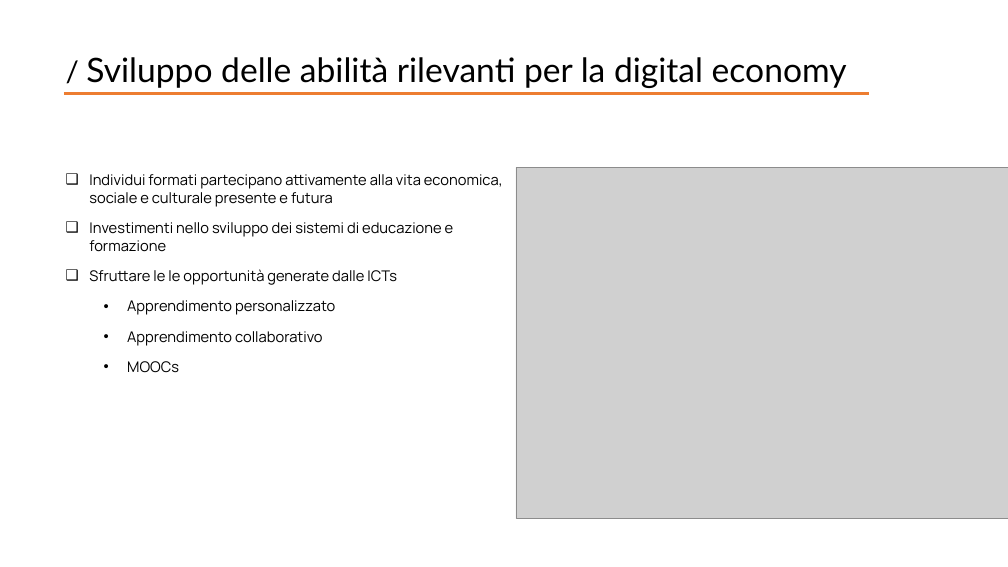
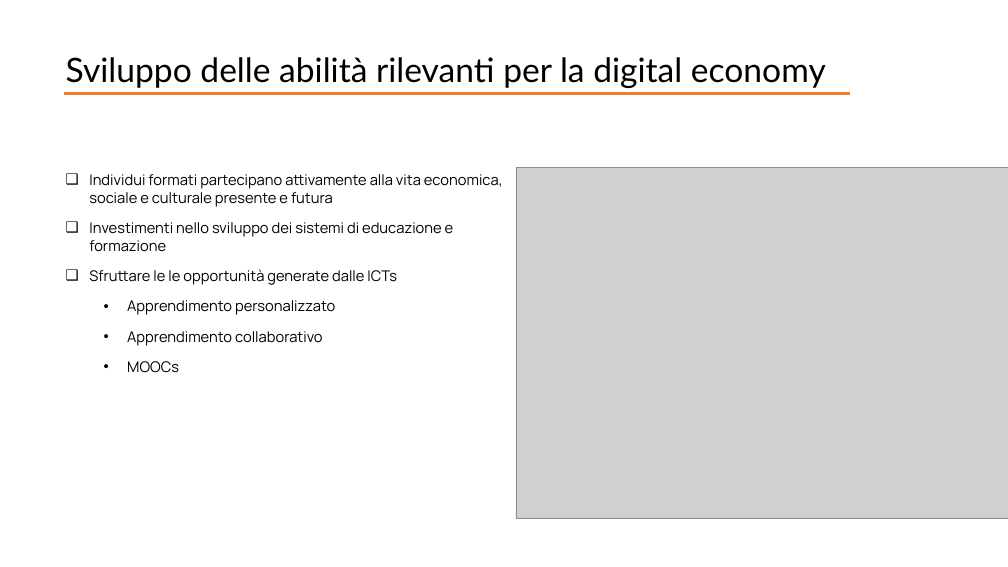
Before and after one commit to giocoal/social-issues-in-information-society-project, a slide deck: slide 11 of Presentazione/Presentazione_completa - Copy.pptx (slide 9 before the commit). Drawn at 1008x567 pixels with LibreOffice and Linux fonts; fonts in the diff are those of the drawing; grey boxes stand for pictures. Boxes give left, top, right and bottom in pixels: in the first picture for what was removed or moved away, otherwise in the second. Text is boxed around its words. In the diff, an @@ line names an element or a change of style, - is before the commit and + after.

Commit message:
slides

```diff
--- a/Presentazione/Presentazione_completa - Copy.pptx
+++ b/Presentazione/Presentazione_completa - Copy.pptx
@@ text at [66, 57, 826, 88]: text changed @@
-/ Sviluppo delle abilità rilevanti per la digital economy
+Sviluppo delle abilità rilevanti per la digital economy
@@ line moved from (64, 94) - (870, 94) to (64, 94) - (850, 94) @@
```
Also in this commit, not shown: 4 other slides changed, 2 slides added.
